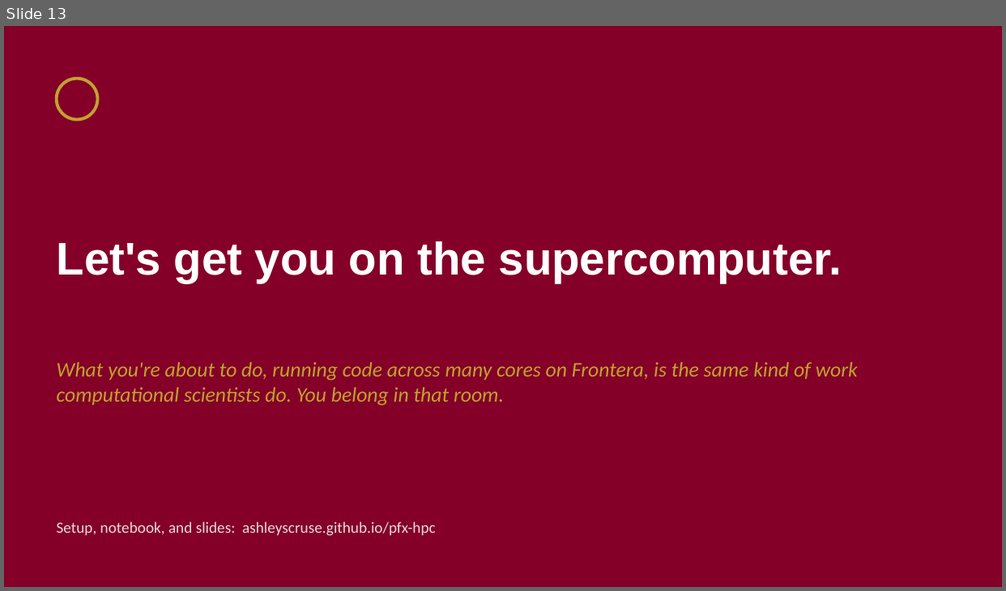
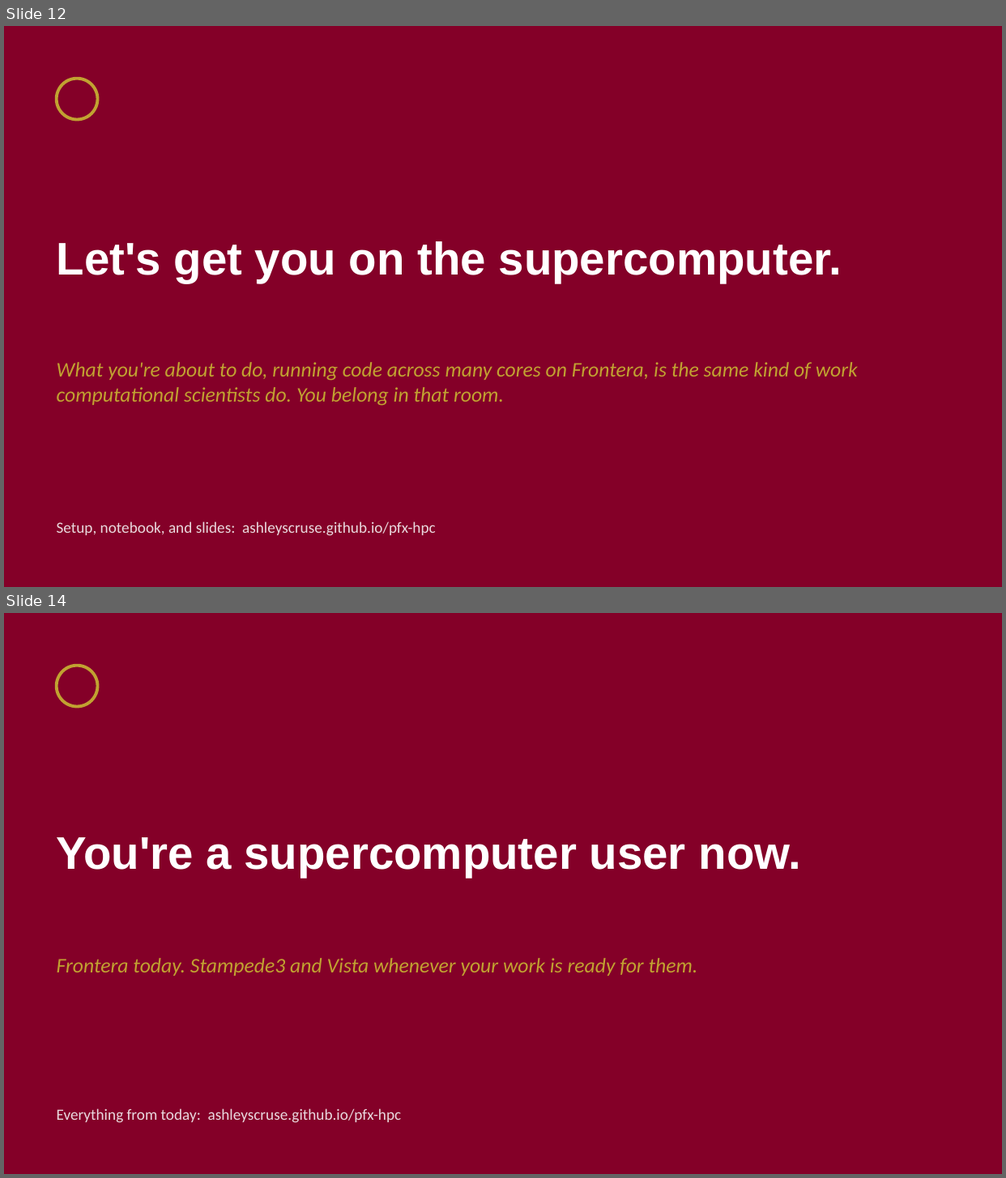
Before and after one commit to ashleyscruse/pfx-hpc, a slide deck: slides/pfx-hpc-slides.pptx. Shown one above the other, each under a label of ours: slide 13 before the commit, slides 12 and 14 after it; the slides between them are not shown. The pictures are 1006x591 and 1006x1178 pixels, drawn with LibreOffice and Linux fonts; fonts in the diff are those of the drawing. Boxes give left, top, right and bottom in pixels: in the first picture for what was removed or moved away, otherwise in the second. Text is boxed around its words. In the diff, an @@ line names an element or a change of style, - is before the commit and + after.

```diff
--- a/slides/pfx-hpc-slides.pptx
+++ b/slides/pfx-hpc-slides.pptx
@@ slide 14 added at <box>4,613,1002,1174</box>, background #840028 @@
@@ ellipse added at <box>57,666,98,707</box>, outline #C1A231 3 pt @@
@@ text added at <box>57,837,801,877</box>, 44 pt, text #FFFFFF, bold @@
+You're a supercomputer user now.
@@ text added at <box>57,958,698,976</box>, 20 pt, text #C1A231, italic @@
+Frontera today. Stampede3 and Vista whenever your work is ready for them.
@@ text added at <box>57,1109,402,1123</box>, 15 pt, text #E9D9DE @@
+Everything from today: ashleyscruse.github.io/pfx-hpc
@@ what was slide 13 is now slide 12 @@
```
Also in this commit, not shown: 4 slides changed, 1 other slide added, 1 slide removed.
